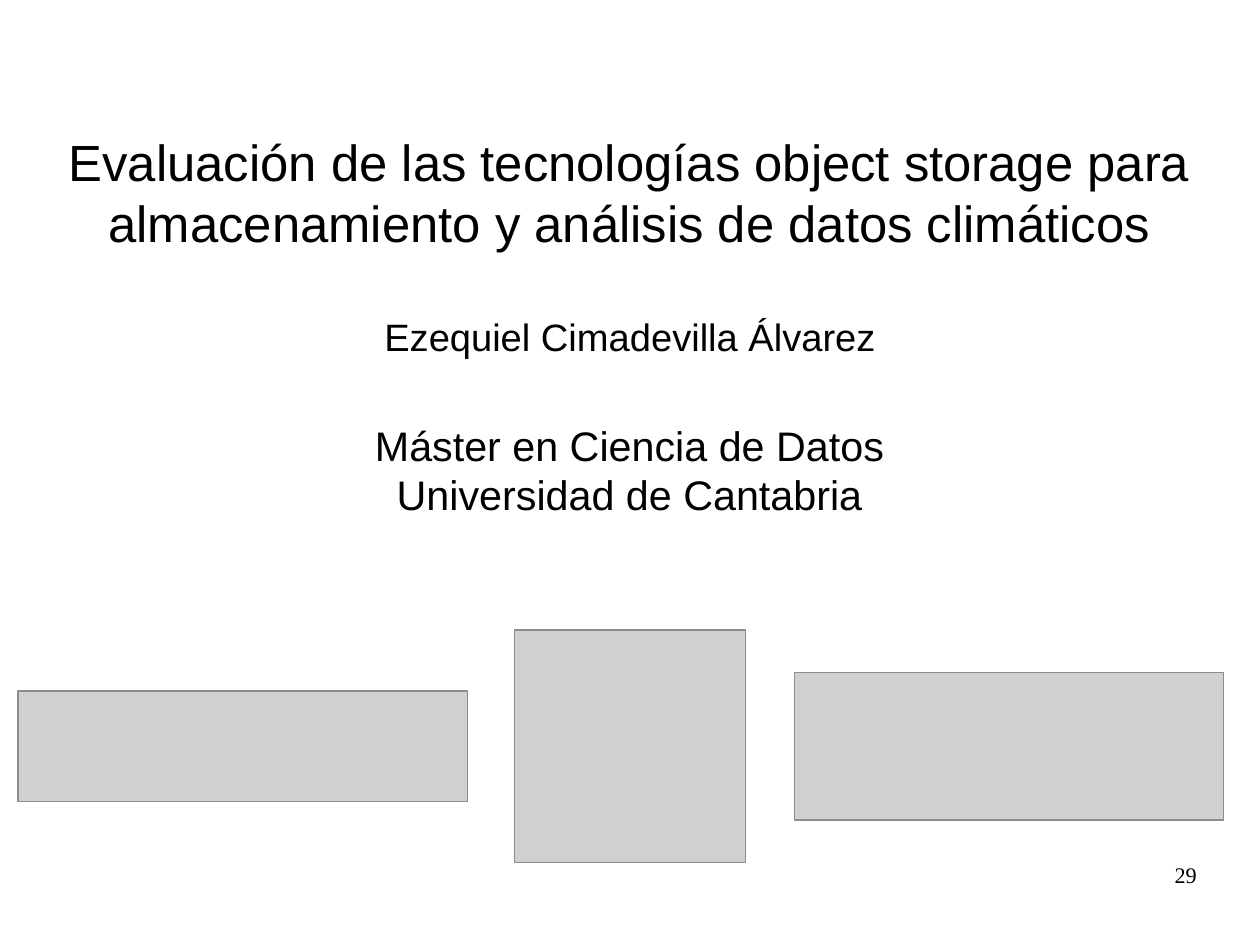
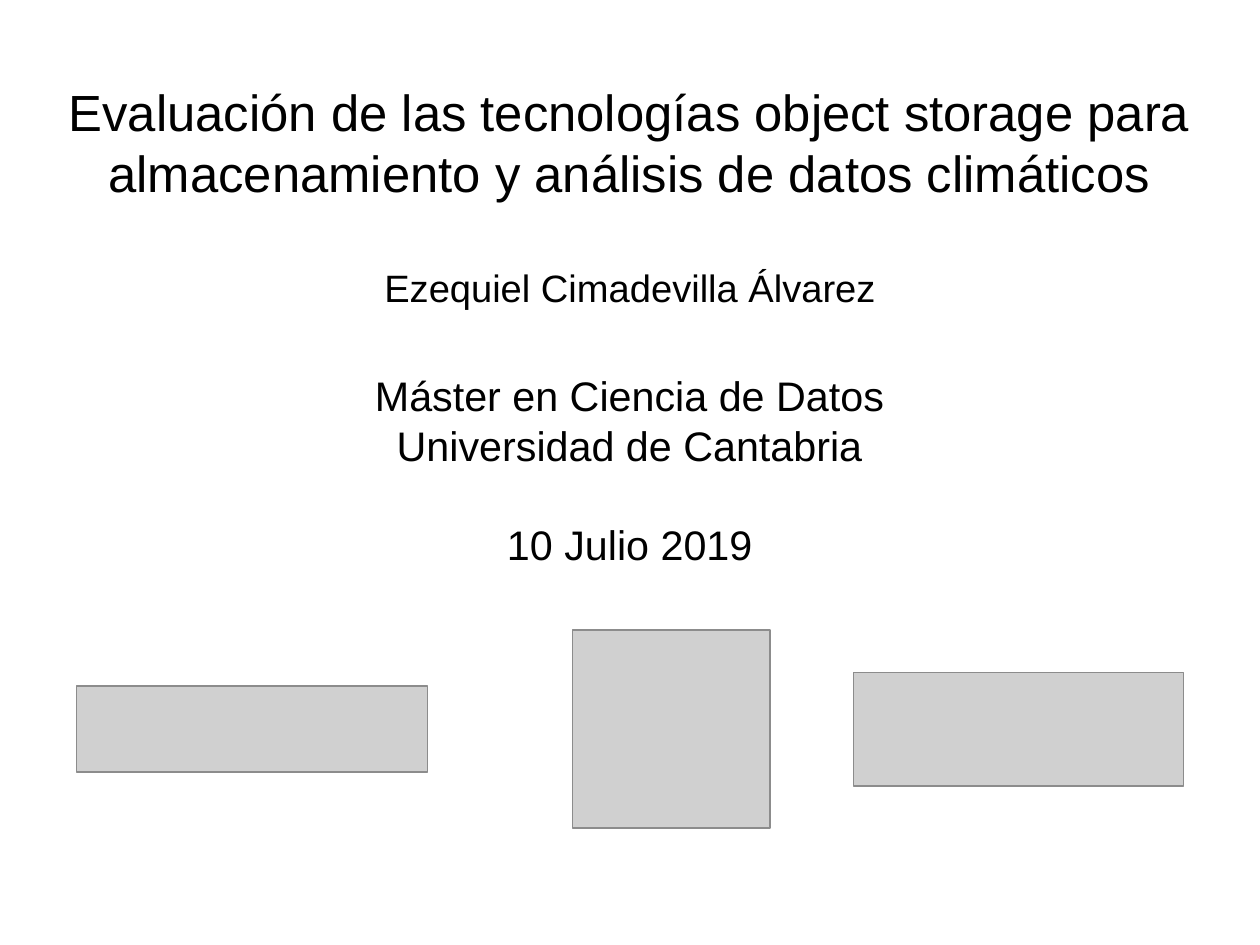
Before and after one commit to zequihg50/tfm, a slide deck: slide 37 of presentacion.odp (slide 29 before the commit). Drawn at 1260x945 pixels with LibreOffice and Linux fonts; fonts in the diff are those of the drawing; grey boxes stand for pictures. Boxes give left, top, right and bottom in pixels: in the first picture for what was removed or moved away, otherwise in the second. Text is boxed around its words. In the diff, an @@ line names an element or a change of style, - is before the commit and + after.

```diff
--- a/presentacion.odp
+++ b/presentacion.odp
@@ subtitle at <box>507,530,753,561</box>: paragraph added @@
+10 Julio 2019
@@ picture: place and size @@
-picture at <box>515,630,745,862</box>
+picture at <box>573,630,771,828</box>
@@ picture: place and size @@
-picture at <box>18,691,469,802</box>
+picture at <box>77,686,428,772</box>
@@ picture: place and size @@
-picture at <box>795,672,1225,820</box>
+picture at <box>854,672,1185,787</box>
@@ page number removed at <box>1175,868,1197,884</box> @@
-29
```
Also in this commit, not shown: 15 other slides changed, 8 slides added.
